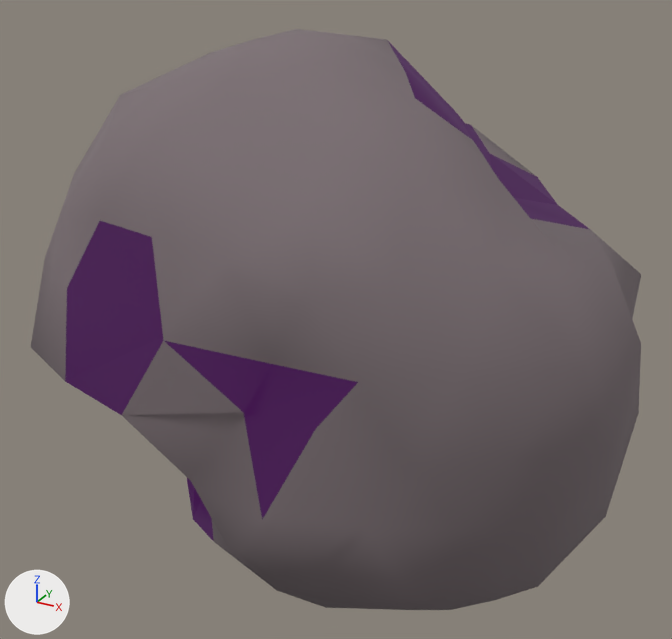
Renders of the glTF model assets/asteroids/asteroid_sml_20.glb from each side of a commit.
The view is the same before and after, from a 50 mm lens placed at (1.357, -2.464, 1.314), pointed at (-0.01, 0.022, 0.071). Lighting does not change. The marker at lower left points along +X, +Y and +Z. The older version comes first.

The older version as bpy lines, for what is in view:
```python
mat_crater_asteroid_sml_20 = principled_material('Crater_asteroid_sml_20')
mat_crater_asteroid_sml_20.base_color = (0.02, 0.01, 0.02)  # black #271927
mat_crater_asteroid_sml_20.roughness = 1.0
mat_crater_asteroid_sml_20.emission_color = (0.042, 0.0, 0.063)  # dark purple #3a0047
mat_crater_asteroid_sml_20.emission_strength = 1.0
me_icosphere = bpy.data.meshes.new('Icosphere')
me_icosphere.from_pydata(...)  # 162 vertices, 320 faces; spans x -1.02..0.99, y -0.72..0.71, z -0.96..0.99
# faces by material slot: [267, 53]
me_icosphere.materials.append(mat_rock_asteroid_sml_20)  # grey #7c7074
me_icosphere.materials.append(mat_crater_asteroid_sml_20)  # black #271927
ob_asteroid_sml_20 = bpy.data.objects.new('asteroid_sml_20', me_icosphere)
ob_asteroid_sml_20.location = (0.0, 0.0, 0.0)
```
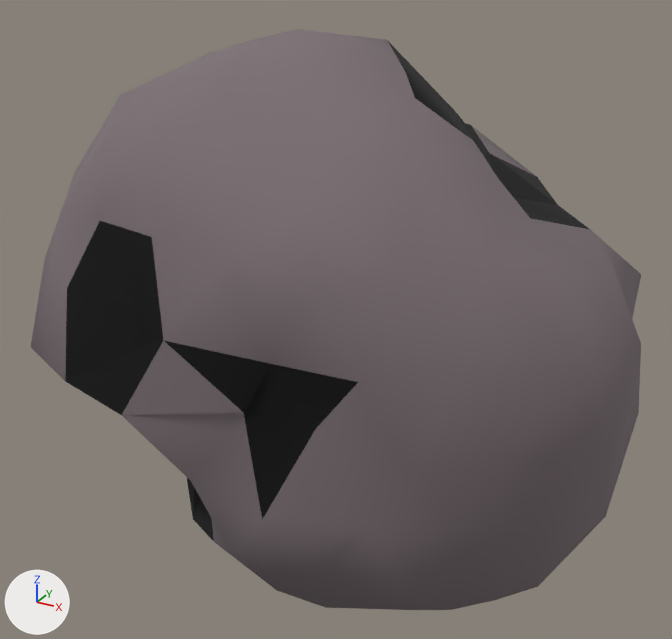
The edits, one by one:
In material 'Crater_asteroid_sml_20' (mat_crater_asteroid_sml_20), emission_color is no longer (0.042, 0.0, 0.063), dark purple #3a0047.
In material 'Crater_asteroid_sml_20' (mat_crater_asteroid_sml_20), emission_strength is no longer 1.0.

Boxes [x1, y1, x2, y2] around the edits, measured in the pictures (672 x 639 px):
'asteroid_sml_20', recoloured, surface changed
    both: [63, 41, 591, 542]
